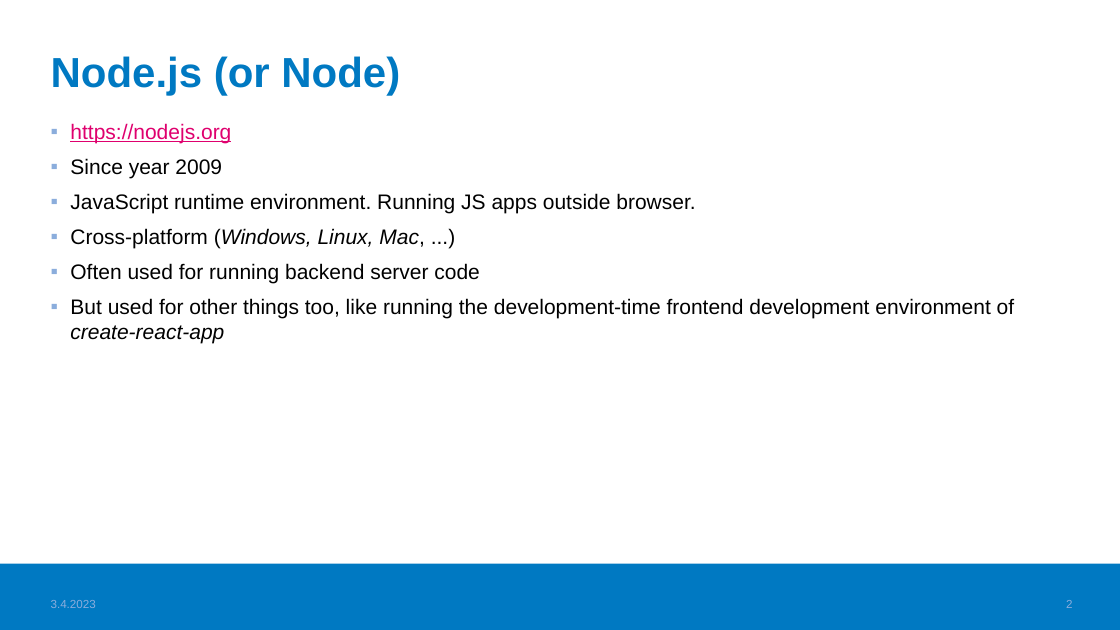
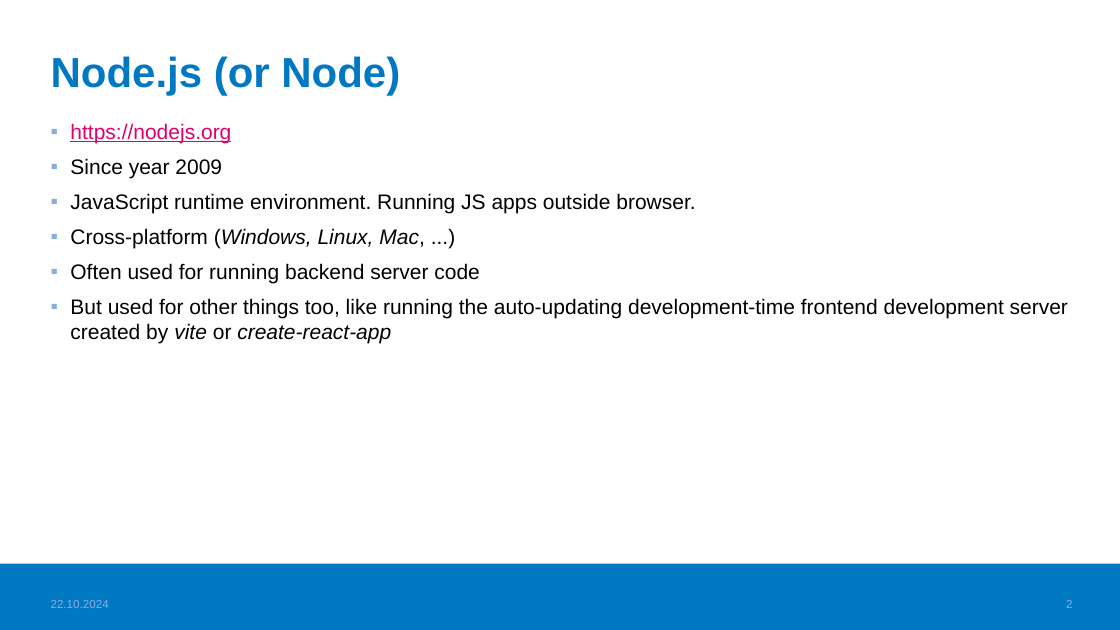
Before and after one commit to haagahelia/ohke-teknologiat, a slide deck: slide 2 of 05_es6_node/NodeJS_demo/02_nodejs/NodeJS.pptx. Drawn at 1120x630 pixels with LibreOffice and Linux fonts; fonts in the diff are those of the drawing; background and template pictures are left out. Boxes give left, top, right and bottom in pixels: in the first picture for what was removed or moved away, otherwise in the second. Text is boxed around its words. In the diff, an @@ line names an element or a change of style, - is before the commit and + after.

Commit message:
Upd docker info cmds, Node and Express information

```diff
--- a/05_es6_node/NodeJS_demo/02_nodejs/NodeJS.pptx
+++ b/05_es6_node/NodeJS_demo/02_nodejs/NodeJS.pptx
@@ text at [70, 298, 1068, 344]: text changed @@
-▪ But used for other things too, like running the development-time frontend development environment of create-react-app
+▪ But used for other things too, like running the auto-updating development-time frontend development server created by vite or create-react-app
@@ text at [51, 600, 109, 608]: text changed @@
-3.4.2023
+22.10.2024
```
Also in this commit, not shown: 8 other slides changed, 6 other files.
